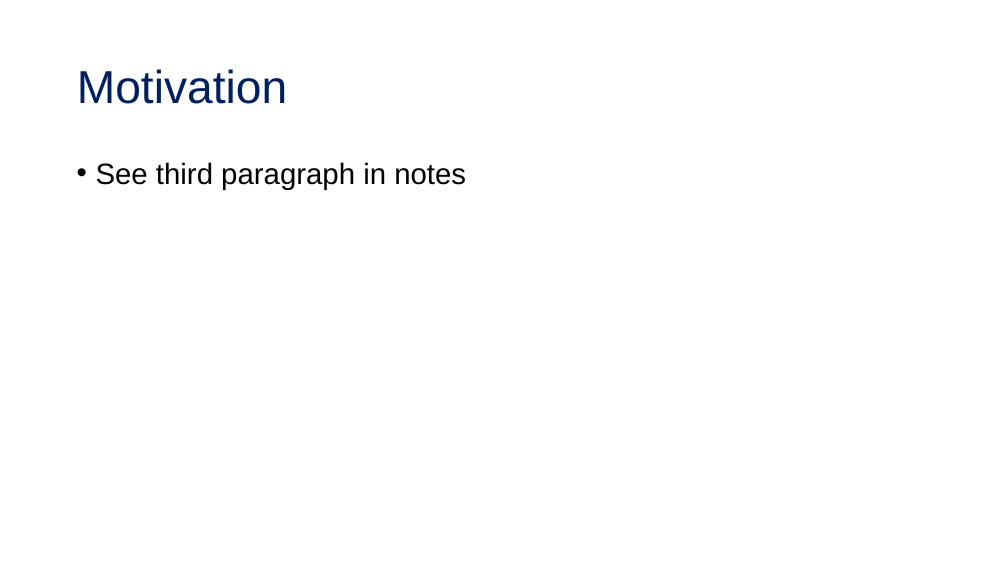
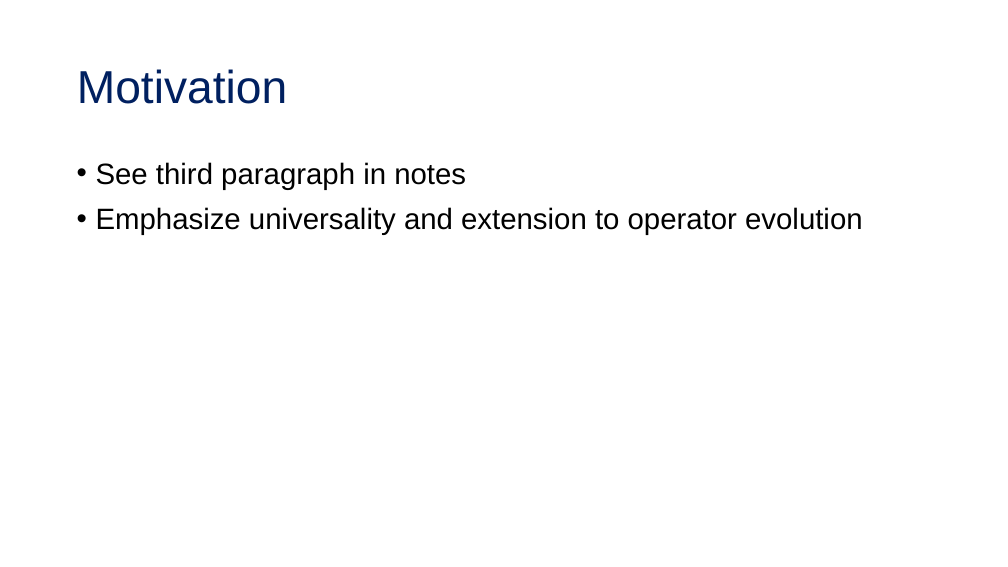
Before and after one commit to tropiano4/tropiano-srg, a slide deck: slide 2 of Presentations/DNP_October2019/tropiano_dnp_october2019.ppt. Drawn at 1008x567 pixels with LibreOffice and Linux fonts; fonts in the diff are those of the drawing. Boxes give left, top, right and bottom in pixels: in the first picture for what was removed or moved away, otherwise in the second. Text is boxed around its words. In the diff, an @@ line names an element or a change of style, - is before the commit and + after.

```diff
--- a/Presentations/DNP_October2019/tropiano_dnp_october2019.ppt
+++ b/Presentations/DNP_October2019/tropiano_dnp_october2019.ppt
@@ text at [96,207,863,235]: paragraph added @@
+• Emphasize universality and extension to operator evolution
```
Also in this commit, not shown: 2 other slides changed.
